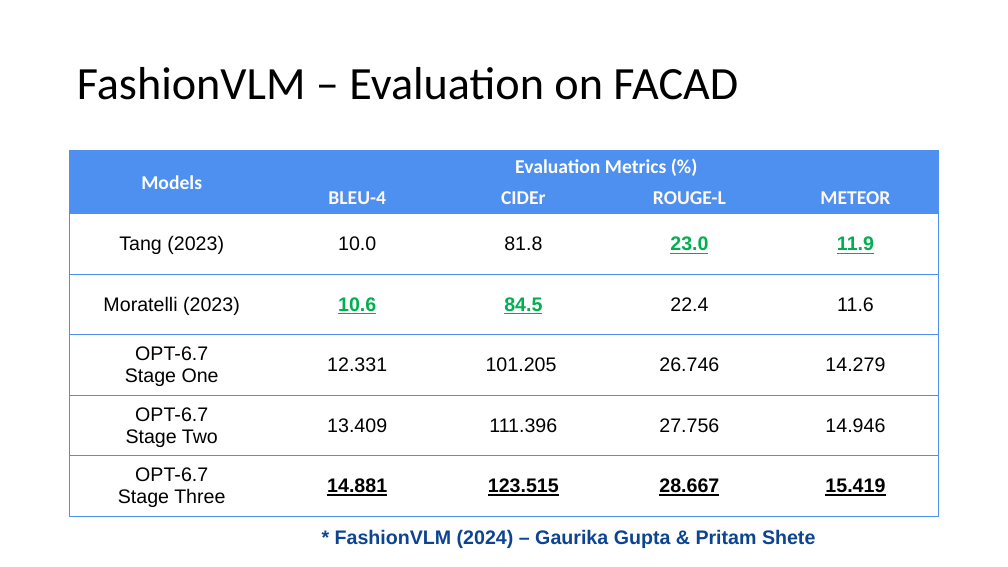
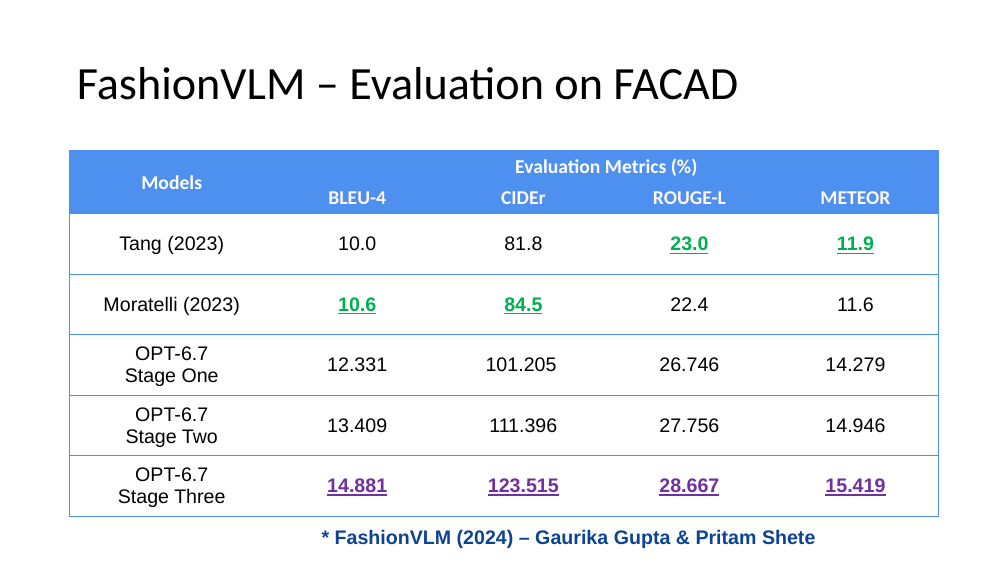
Before and after one commit to look4pritam/LargeLanguageModels, a slide deck: slide 39 of Presentations/IUAC-2024/Introduction_to_Large_Language_Models-From_Foundation_to_Real_World_Applications.pptx. Drawn at 1008x567 pixels with LibreOffice and Linux fonts; fonts in the diff are those of the drawing. Boxes give left, top, right and bottom in pixels: in the first picture for what was removed or moved away, otherwise in the second. Text is boxed around its words. In the diff, an @@ line names an element or a change of style, - is before the commit and + after.

```diff
--- a/Presentations/IUAC-2024/Introduction_to_Large_Language_Models-From_Foundation_to_Real_World_Applications.pptx
+++ b/Presentations/IUAC-2024/Introduction_to_Large_Language_Models-From_Foundation_to_Real_World_Applications.pptx
@@ table at <box>70,151,939,516</box> @@
@@ text colour #000000 to #7030A0 in "14.881", "123.515", "28.667", "15.419" @@
```
Also in this commit, not shown: 1 other slide changed.
